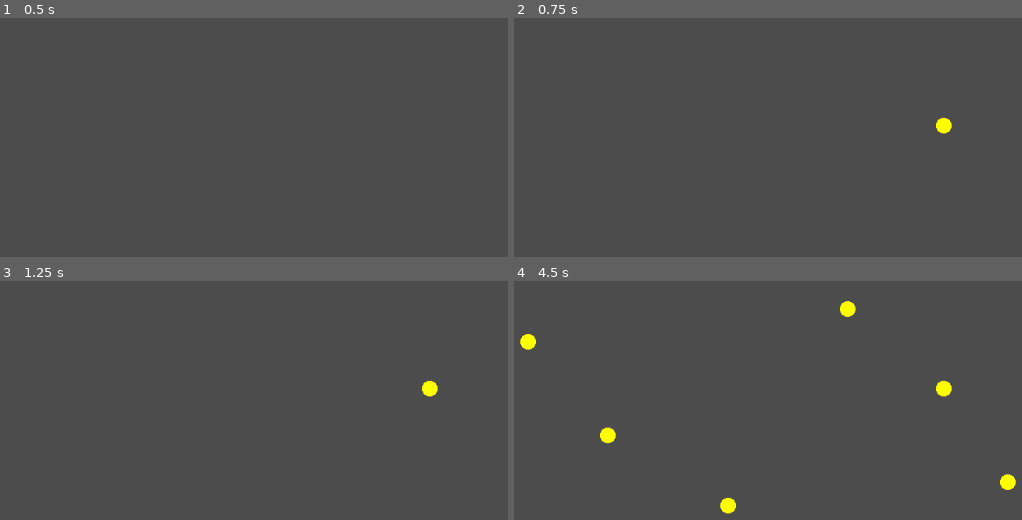
Above: before the commit, frames 1-4 (two rows, left to right).
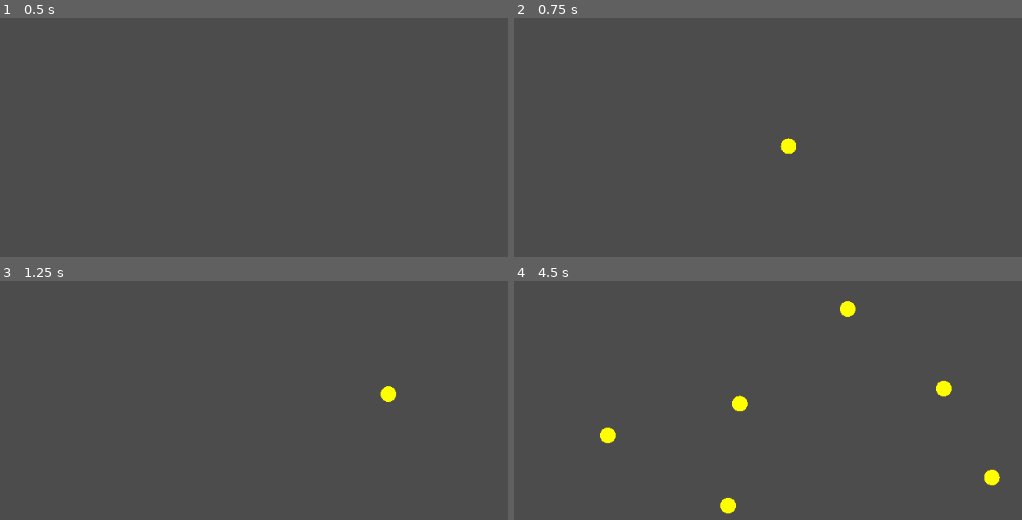
Above: after the commit, the same moments.

Repository: the-g-force/FamJam-August2020
Game: Godot game, scene res://src/GameplayLevel.tscn
Two runs of this game, one before a commit and one after it. Both use one fixed random seed, a clock stepped at 60 frames per second and the inputs below. The project has no main scene, so this scene is started directly.
Inputs (mouse positions are in pixels of both pictures, inside the frame that each line leads up to):
- Up to frame 1 (0.5 s): no input
- Up to frame 2 (0.75 s): tap Enter at 0.5 s; move the mouse to (945, 125) at 0.52 s; click (945, 125) at 0.67 s
- Up to frame 3 (1.25 s): no input
- Up to frame 4 (4.5 s): move the mouse to (610, 436) at 1.27 s; click (610, 436) at 1.42 s; move the mouse to (849, 309) at 2.02 s; click (849, 309) at 2.17 s; move the mouse to (727, 505) at 2.77 s; click (727, 505) at 2.92 s; move the mouse to (1006, 481) at 3.52 s; click (1006, 481) at 3.67 s; move the mouse to (529, 340) at 4.27 s; click (529, 340) at 4.42 s

Frame 1 is identical in both runs. In frame 2, 0.3% of the frame differs, in the area x 52-87%, y 41-57%; in frame 3, 0.3%; in frame 4, 0.7%, in the area x 1-99%, y 22-88%.

Commit message:
Allow click to throw a crumb
The crumb is marked as on the ground when its animation is complete

Diff:
--- a/project/project.godot
+++ b/project/project.godot
@@ -8,9 +8,14 @@
 
 config_version=4
 
-_global_script_classes=[  ]
+_global_script_classes=[ {
+"base": "Node2D",
+"class": "Crumb",
+"language": "GDScript",
+"path": "res://src/Crumb.gd"
+} ]
 _global_script_class_icons={
-
+"Crumb": ""
 }
 
 [application]
--- a/project/src/Crumb.gd
+++ b/project/src/Crumb.gd
@@ -1,5 +1,9 @@
 tool
+class_name Crumb
 extends Node2D
+
+# Indicates if this crumb is in the air or on the ground
+var on_ground := true
 
 onready var _radius = $CollisionShape2D.shape.radius
 
--- a/project/src/GameplayLevel.gd
+++ b/project/src/GameplayLevel.gd
@@ -1,11 +1,26 @@
 extends Node2D
 
 const _Crumb = preload("res://src/Crumb.tscn")
+const _throw_origin = Vector2(512,300)
+
+# How long is the crumb "in the air"?
+export var toss_duration := 1.1
+
 onready var _crumbs = $Crumbs
+
 
 func _input(event):
 	if event is InputEventMouseButton and event.button_index == BUTTON_LEFT:
 		if event.is_pressed():
-			var crumb = _Crumb.instance()
-			crumb.position = get_global_mouse_position()
+			var crumb : Crumb = _Crumb.instance()
+			crumb.on_ground = false
 			_crumbs.add_child(crumb)
+			var target = get_global_mouse_position()
+
+			var tween = Tween.new()
+			add_child(tween)
+			tween.interpolate_property(crumb, "position", _throw_origin, target, toss_duration, Tween.TRANS_QUAD, Tween.EASE_OUT)
+			tween.start()
+			yield(tween, "tween_completed")
+			crumb.on_ground = true
+			tween.queue_free()
